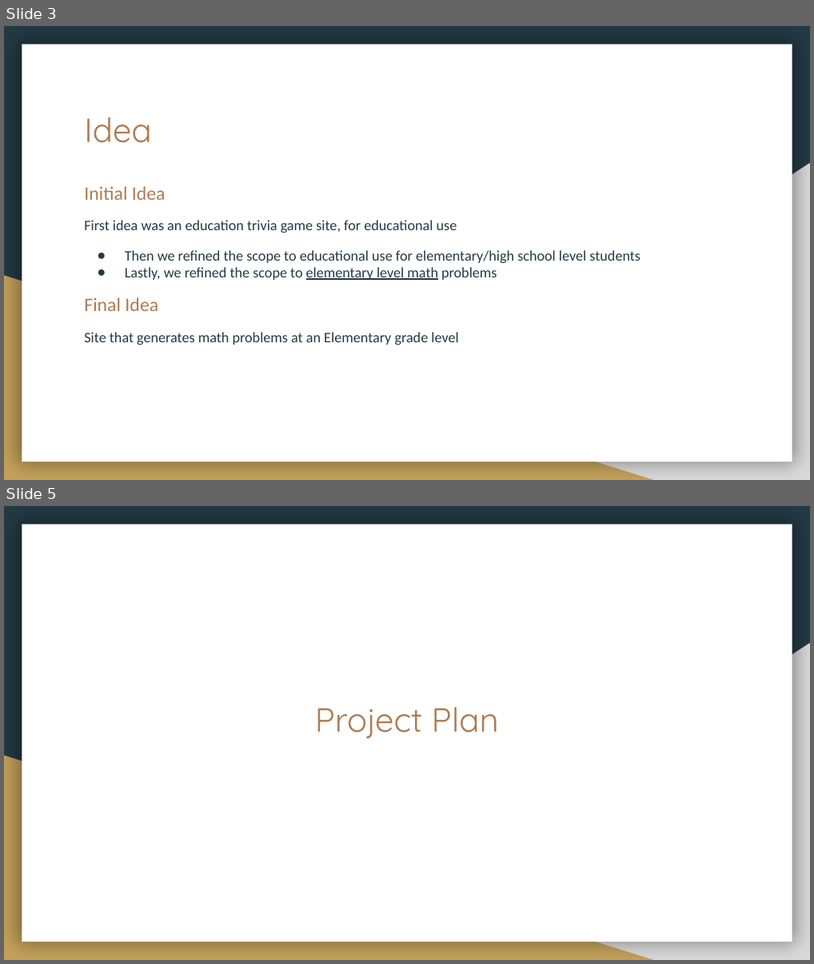
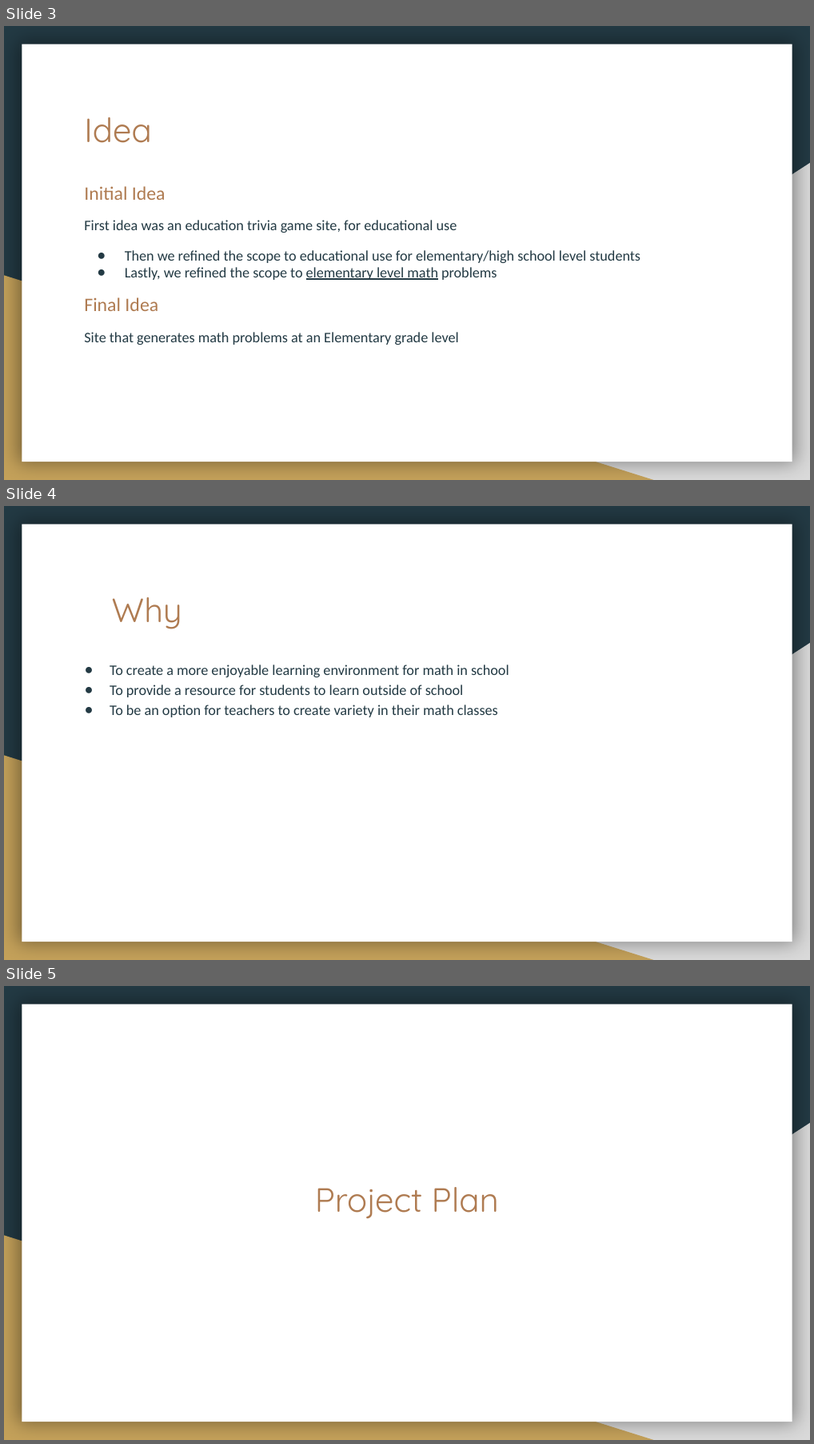
Before and after one commit to AdamMetz/Trivia-Game-Site, a slide deck: Presentation-Files/MathBlitz-Presentation.pptx. Shown one above the other, each under a label of ours: slides 3 and 5 before the commit, slides 3, 4 and 5 after it; the slides between them are not shown. The pictures are 814x964 and 814x1444 pixels, drawn with LibreOffice and Linux fonts; fonts in the diff are those of the drawing. Boxes give left, top, right and bottom in pixels: in the first picture for what was removed or moved away, otherwise in the second. Text is boxed around its words. In the diff, an @@ line names an element or a change of style, - is before the commit and + after.

Commit message:
Add files via upload
Changed the Why slide

```diff
--- a/Presentation-Files/MathBlitz-Presentation.pptx
+++ b/Presentation-Files/MathBlitz-Presentation.pptx
@@ slide 4 added at (4, 506, 810, 960), background #233A44; not listed: 3 template elements that a slide beside it also shows @@
@@ title added at (112, 597, 182, 629), 30 pt, text #AF7B51 @@
+Why
@@ text added at (110, 664, 510, 717), 13 pt, text #233A44 @@
+● To create a more enjoyable learning environment for math in school
+● To provide a resource for students to learn outside of school
+● To be an option for teachers to create variety in their math classes
```
Also in this commit, not shown: 1 slide removed.
